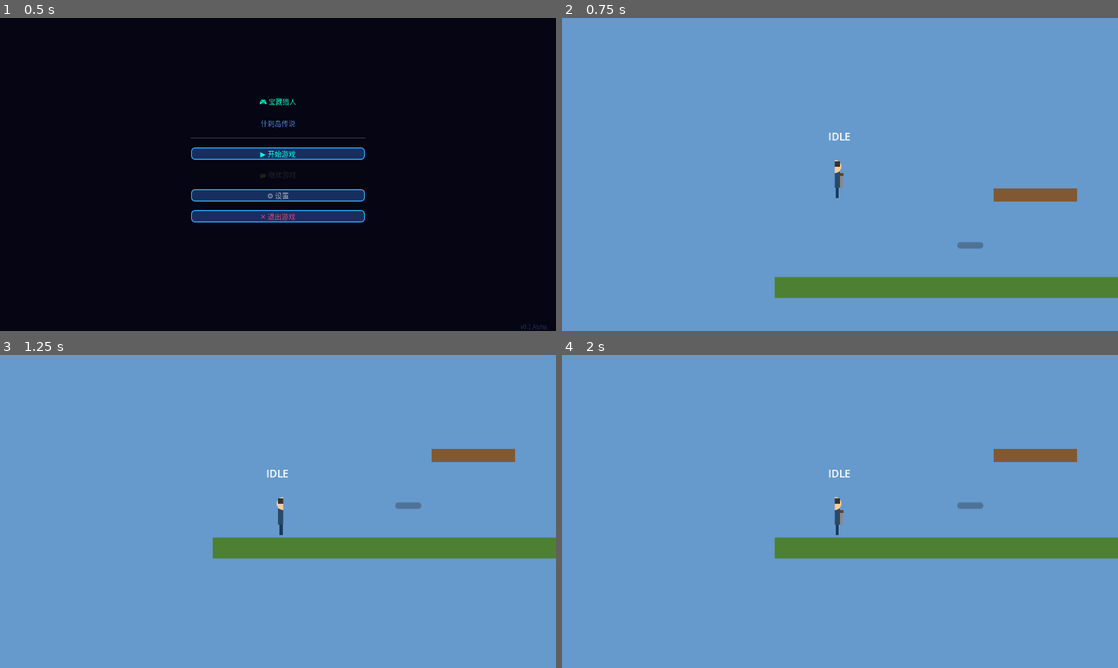
Above: before the commit, frames 1-4 (two rows, left to right).
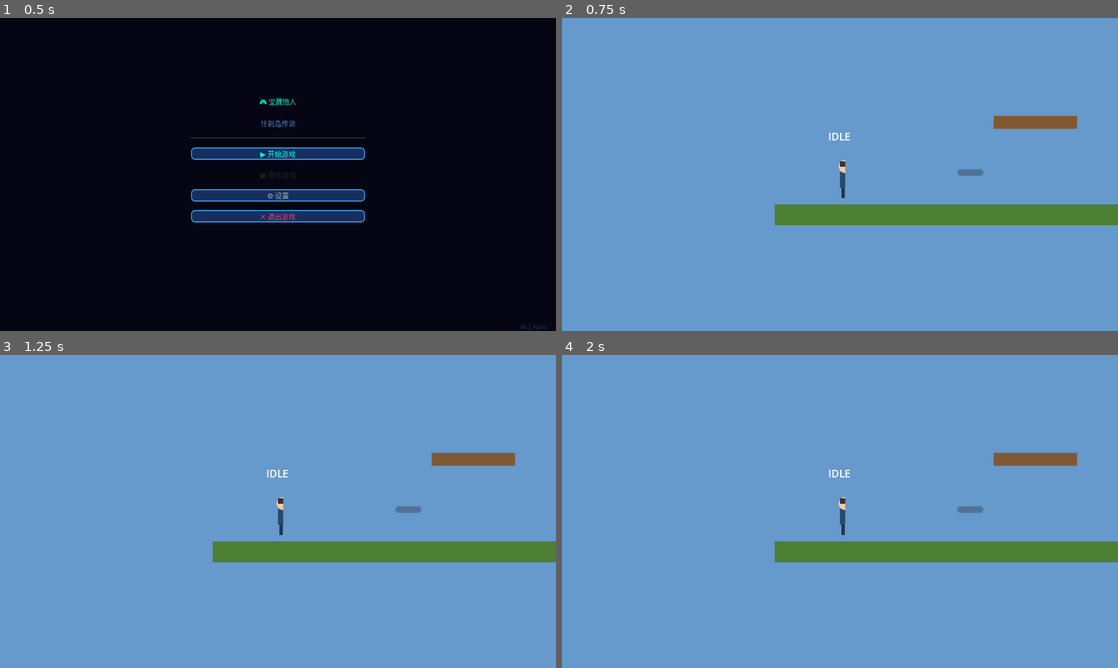
Above: after the commit, the same moments.

Repository: wenzy-tech/godot-adventure
Game: Godot game, scene res://Levels/TitleScreen.tscn
Same seed, same stepped clock (60 frames per second), same inputs: the game is played once before the commit and once after it.
Inputs:
- Up to frame 1 (0.5 s): no input
- Up to frame 2 (0.75 s): click "▶ 开始游戏" at 0.5 s
- Up to frame 3 (1.25 s): no input
- Up to frame 4 (2 s): no input

Frame 1 is identical in both runs. In frame 2, 10% of the frame differs, in the area x 38-100%, y 31-90%; in frame 3, 2.2%; in frame 4, 2.4%.
Error after the commit: Parse Error: There is already a variable named "input_dir" declared in this scope. (res://Player/Player.gd:104)

Commit message:
Debug: track input and velocity

Diff:
--- a/Player/Player.gd
+++ b/Player/Player.gd
@@ -88,9 +88,15 @@
 		hurt_timer -= delta
 
 func _physics_process(delta: float) -> void:
-	print("Player physics running, state:", current_state)
 	if current_state == STATE_DEAD:
 		return
+
+	# 检查输入
+	var move_input = Input.get_axis("move_left", "move_right")
+	if move_input != 0:
+		print("Move input: ", move_input, " state: ", current_state)
+
+	var input_dir = move_input
 
 	was_on_floor = is_on_floor()
 
@@ -135,11 +141,13 @@
 	update_animation()
 
 func handle_movement_input(input_dir: float, delta: float) -> void:
+	print("handle_movement called, input_dir:", input_dir, " is_attacking:", is_attacking, " is_dodging:", is_dodging)
 	if is_attacking or is_dodging:
 		return
 
 	if input_dir != 0:
 		velocity.x = input_dir * move_speed
+		print("Setting velocity.x to:", velocity.x)
 		if is_on_floor() and current_state != STATE_JUMP:
 			current_state = STATE_WALK
 	else:
